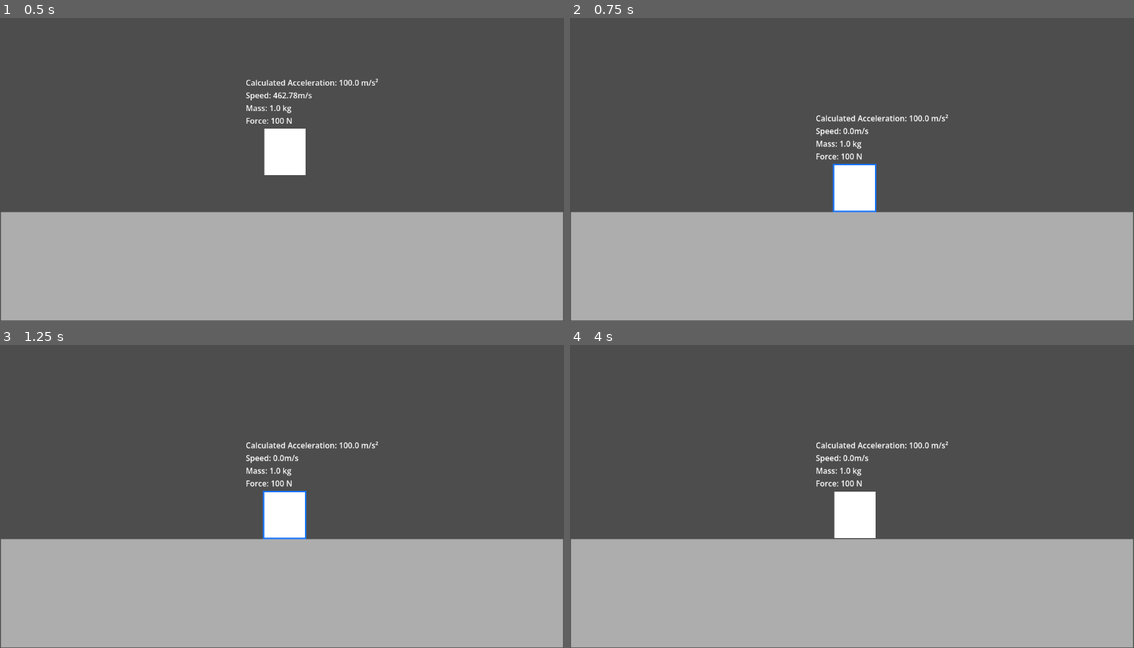
Above: before the commit, frames 1-4 (two rows, left to right).
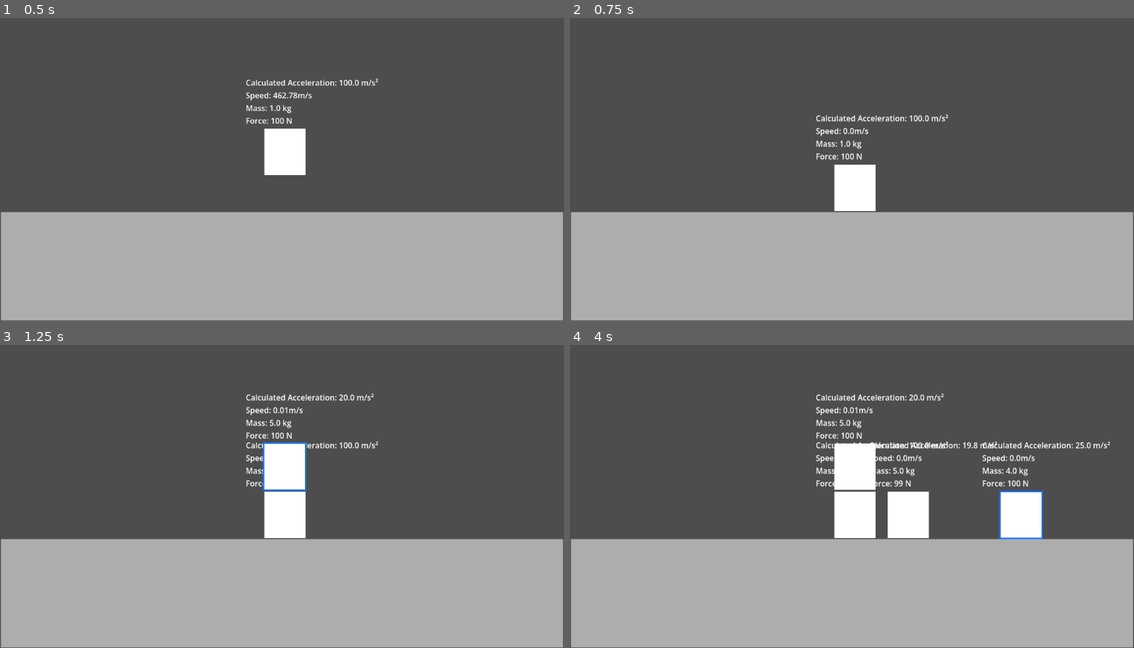
Above: after the commit, the same moments.

Repository: dinopepperwood/Science-Project
Game: Godot game, scene res://Test.tscn
Same seed, same stepped clock (60 frames per second), same inputs: the game is played once before the commit and once after it. The project has no main scene, so this scene is started directly.
Inputs (mouse positions are in pixels of both pictures, inside the frame that each line leads up to):
- Up to frame 1 (0.5 s): no input
- Up to frame 2 (0.75 s): move the mouse to (857, 157) at 0.52 s; tap S (Delete, bound only after the commit) at 0.6 s
- Up to frame 3 (1.25 s): tap W (Spawn, bound only after the commit) at 0.8 s
- Up to frame 4 (4 s): tap Enter at 1.25 s; move the mouse to (739, 505) at 1.27 s; tap W (Spawn, bound only after the commit) at 1.35, 2.3, 3.8 s; tap S (Delete, bound only after the commit) at 1.55, 3.05 s; tap R (Restart) at 2, 3.5 s; move the mouse to (908, 420) at 2.02 s; hold A (Decrease_Force) 2.03-2.78 s; move the mouse to (823, 554) at 2.77 s; tap D (Increase_Force) at 2.85 s; move the mouse to (1021, 535) at 3.52 s; hold Q (Mass_Decrease) from 3.53 s (still down)

Frame 1 is identical in both runs. In frame 2, 0.2% of the frame differs, in the area x 46-55%, y 48-65%; in frame 3, 1.9%; in frame 4, 4.9%, in the area x 43-96%, y 16-65%.

Commit message:
Added Spawning Killing and changing toggle again

Diff:
--- a/box.gd
+++ b/box.gd
@@ -18,5 +18,8 @@
 func _on_mouse_entered() -> void:
 	if(Global.current != self):
 		Global.current = self
-	elif(Global.current == self):
+
+
+func _on_mouse_exited() -> void:
+	if(Global.current == self):
 		Global.current = null
--- a/box.tscn
+++ b/box.tscn
@@ -56,3 +56,4 @@
 editor_only = false
 
 [connection signal="mouse_entered" from="." to="." method="_on_mouse_entered"]
+[connection signal="mouse_exited" from="." to="." method="_on_mouse_exited"]
--- a/project.godot
+++ b/project.godot
@@ -65,6 +65,16 @@
 "events": [Object(InputEventMouseButton,"resource_local_to_scene":false,"resource_name":"","device":-1,"window_id":0,"a …(253 unchanged characters)…
 ]
 }
+Spawn={
+"deadzone": 0.2,
+"events": [Object(InputEventKey,"resource_local_to_scene":false,"resource_name":"","device":-1,"window_id":0,"alt_pressed":false,"shift_pressed":false,"ctrl_pressed":false,"meta_pressed":false,"pressed":false,"keycode":0,"physical_keycode":87,"key_label":0,"unicode":119,"location":0,"echo":false,"script":null)
+]
+}
+Delete={
+"deadzone": 0.2,
+"events": [Object(InputEventKey,"resource_local_to_scene":false,"resource_name":"","device":-1,"window_id":0,"alt_pressed":false,"shift_pressed":false,"ctrl_pressed":false,"meta_pressed":false,"pressed":false,"keycode":0,"physical_keycode":83,"key_label":0,"unicode":115,"location":0,"echo":false,"script":null)
+]
+}
 
 [physics]
 
--- a/test.gd
+++ b/test.gd
@@ -1,9 +1,13 @@
 extends Node2D
-
+var box = preload("res://box.tscn")
 func _ready():
 	pass
 
 func _input(event: InputEvent) -> void:
+	if Input.is_action_just_pressed("Spawn"):
+		var new_box = box.instantiate()
+		new_box.position = get_global_mouse_position()
+		add_child(new_box)
 	if Global.current != null:
 		if Input.is_action_pressed("Mass_Increase"):
 			Global.current.mass+=1
@@ -19,6 +23,9 @@
 			get_tree().reload_current_scene()
 		elif Input.is_action_just_pressed("Stop"):
 			Global.current.linear_velocity=Vector2.ZERO
+		elif Input.is_action_just_pressed("Delete"):
+			Global.current.queue_free()
+
 
 func _physics_process(delta: float) -> void:
 	pass
